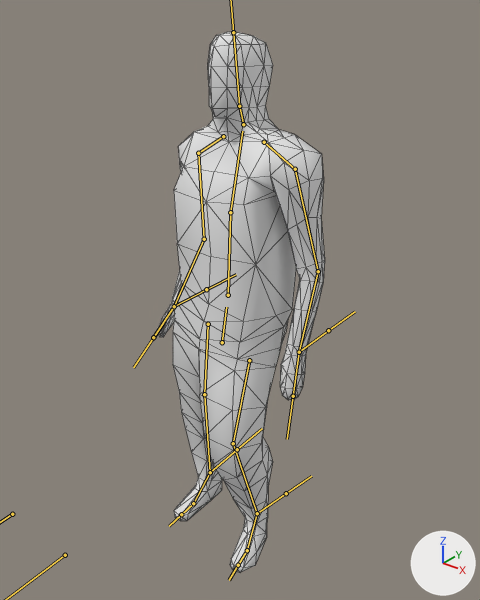
The FBX model Atmosphere Horror Game/Assets/Models/FBX Files/man.fbx, before and after one commit.
Both versions are drawn from a 50 mm camera at (2.58, -3.04, 3.84) aimed at (0.02, 0.17, 1.86). Arrows for +X, +Y and +Z are at lower right; the lights stay in place. Both versions are drawn at frame 1 of the action 'Armature|Idle'; the numbers are the values there. The bones that bend it are drawn over the model as lines. Mesh edges are drawn as thin lines.
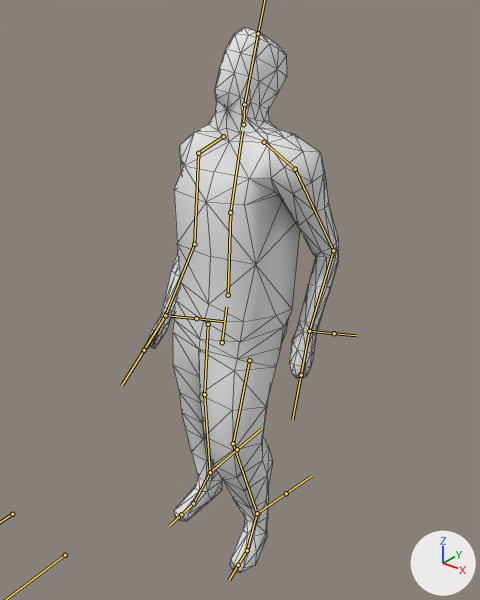
The edits, one by one:
Bone 'Neck' (bone_neck) turns from (0, 0, 0) to (-25, -10, 6) degrees about its own x, y and z.
Bone 'UpArm.Left' (bone_uparm_left) turns from (14, 29, 13) to (34, 29, 15) degrees about its own x, y and z.
Bone 'lowArmLeft' (bone_lowarmleft) turns from (12, -2, 21) to (7, -3, 52) degrees about its own x, y and z.
Bone 'UpArm.Right' (bone_uparm_right) turns from (16, -24, -11) to (9, -30, -13) degrees about its own x, y and z.
Bone 'lowArmRight' (bone_lowarmright) turns from (0, 0, -32) to (6, -2, -33) degrees about its own x, y and z.

What differs and where, as boxes (x1, y1, x2, y2) in the pictures (480 x 600 px):
'Cube', posed (13% wider)
    before: (151, 32, 325, 573)
    after: (142, 27, 338, 573)
bone 'Neck', root to tip
    before: (243, 124) to (239, 106)
    after: (243, 124) to (244, 104)
bone 'UpArm.Left', root to tip
    before: (295, 169) to (318, 271)
    after: (295, 169) to (333, 250)
bone 'lowArmLeft', root to tip
    before: (318, 271) to (299, 352)
    after: (333, 250) to (309, 331)
bone 'UpArm.Right', root to tip
    before: (198, 153) to (204, 239)
    after: (198, 153) to (194, 244)
bone 'lowArmRight', root to tip
    before: (204, 239) to (174, 306)
    after: (194, 244) to (165, 315)
